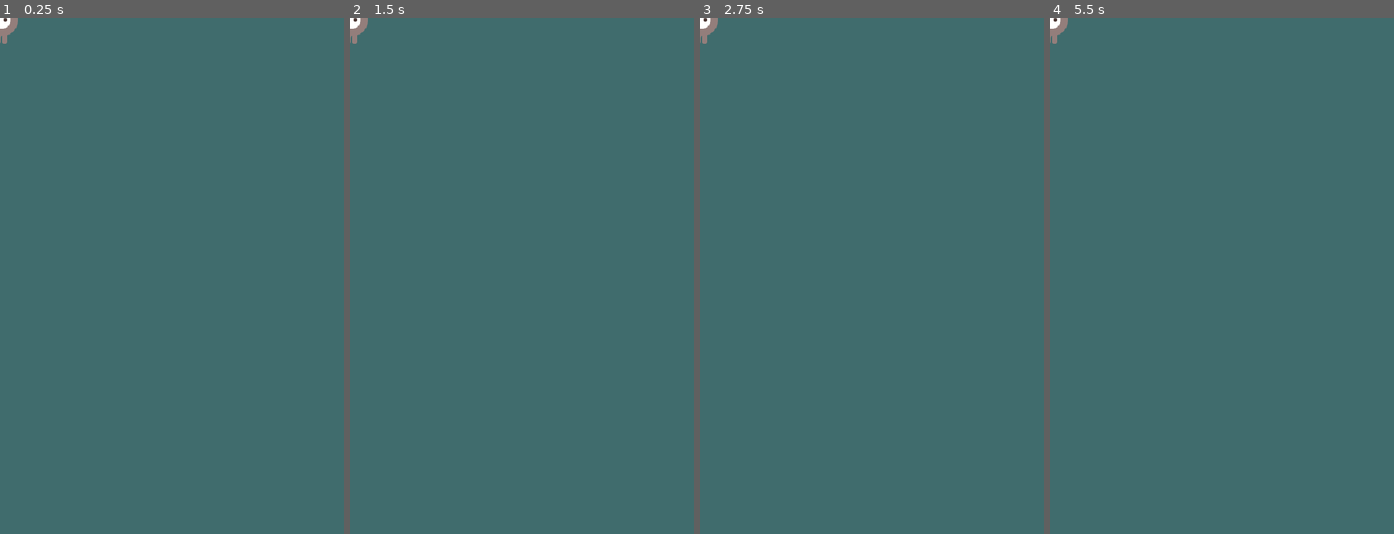
Above: before the commit, frames 1-4 (left to right).
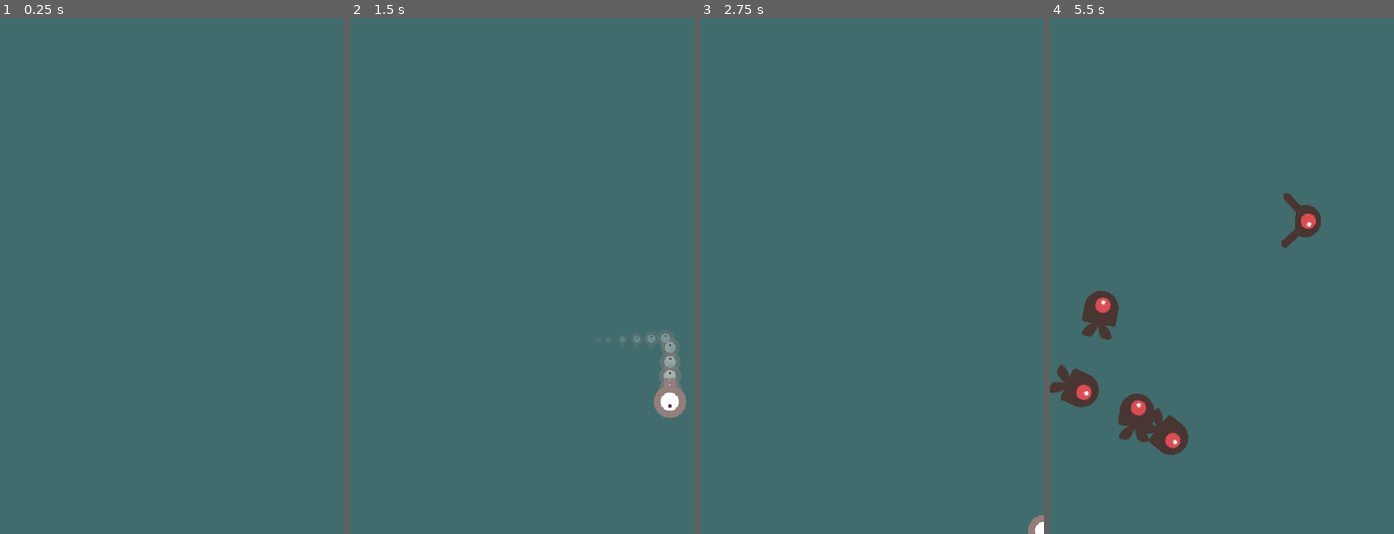
Above: after the commit, the same moments.

Repository: kidscancode/Godot3_dodge
Game: Godot game, scene res://Main.tscn
Two runs of this game, one before a commit and one after it. Both use one fixed random seed, a clock stepped at 60 frames per second and the inputs below.
Inputs:
- Up to frame 1 (0.25 s): no input
- Up to frame 2 (1.5 s): tap Enter at 0.5 s; hold Right (ui_right) 0.53-1.28 s; tap Space (ui_select) at 0.77 s; hold Down (ui_down) from 1.28 s (still down)
- Up to frame 3 (2.75 s): tap Space (ui_select) at 1.52 s; release Down (ui_down) at 2.03 s; hold Right (ui_right) from 2.03 s (still down)
- Up to frame 4 (5.5 s): tap Space (ui_select) at 2.75, 3.02, 3.77, 4.52 s; release Right (ui_right) at 2.78 s; hold Up (ui_up) 2.78-3.53 s; hold Left (ui_left) 3.53-5.03 s; hold Down (ui_down) from 5.03 s (still down)

The runs differ from the first frame. In frame 1, 0.2% of the frame differs, in the area x 0-6%, y 0-5%; in frame 2, 1.3%; in frame 3, 0.3%; in frame 4, 3.7%, in the area x 0-79%, y 0-85%.
Error before the commit: Parse Error: Invalid operand types ("bool" and "bool") to operator "-". (res://Player.gd:19)

Commit message:
Move mob spawning code to Main.gd Reworked player input code Replace `connect` statements with GUI connections Minor changes/fixes

Diff:
--- a/HUD.gd
+++ b/HUD.gd
@@ -8,16 +8,16 @@
 			$StartButton.emit_signal("pressed")
 
 func show_message(text):
-	$Message.text = text
-	$Message.show()
+	$MessageLabel.text = text
+	$MessageLabel.show()
 	$MessageTimer.start()
 
 func show_game_over():
 	show_message("Game Over")
 	yield($MessageTimer, "timeout")
 	$StartButton.show()
-	$Message.text = "Dodge the\nCreeps!"
-	$Message.show()
+	$MessageLabel.text = "Dodge the\nCreeps!"
+	$MessageLabel.show()
 
 func update_score(score):
 	$ScoreLabel.text = str(score)
@@ -27,4 +27,4 @@
 	emit_signal("start_game")
 
 func _on_MessageTimer_timeout():
-	$Message.hide()
+	$MessageLabel.hide()
--- a/HUD.tscn
+++ b/HUD.tscn
@@ -55,7 +55,7 @@
 max_lines_visible = -1
 _sections_unfolded = [ "Anchor", "Margin", "custom_fonts" ]
 
-[node name="Message" type="Label" parent="."]
+[node name="MessageLabel" type="Label" parent="."]
 
 anchor_left = 2
 anchor_top = 2
@@ -109,7 +109,7 @@
 group = null
 text = "Start"
 flat = false
-_sections_unfolded = [ "Anchor", "Margin", "Visibility", "custom_fonts" ]
+_sections_unfolded = [ "Visibility", "custom_fonts" ]
 
 [connection signal="timeout" from="MessageTimer" to="." method="_on_MessageTimer_timeout"]
 
--- a/Main.gd
+++ b/Main.gd
@@ -1,11 +1,12 @@
 extends Node
 
-var Mob = preload("res://Mob.tscn")
+export (PackedScene) var Mob
 var score
+var screensize
 
 func _ready():
-	$Player.connect("hit", self, "game_over")
-	$HUD.connect("start_game", self, "new_game")
+	randomize()
+	screensize = get_viewport().get_size()
 
 func new_game():
 	score = 0
@@ -22,8 +23,29 @@
 	$MobTimer.stop()
 	$HUD.show_game_over()
 
-func _on_MobTimer_timeout():
-	add_child(Mob.instance())
+func spawn_mob():
+	var mob = Mob.instance()
+	var edge = randi() % 4
+	var direction
+	match edge:
+		0:  # top
+			mob.position = Vector2(rand_range(0, screensize.x), 0)
+			direction = PI/2
+		1:  # right
+			mob.position = Vector2(screensize.x, rand_range(0, screensize.y))
+			direction = PI
+		2:  # bottom
+			mob.position = Vector2(rand_range(0, screensize.x), screensize.y)
+			direction = PI * 3/2
+		3:  # left
+			mob.position = Vector2(0, rand_range(0, screensize.y))
+			direction = 0
+	# add some randomness to the direction
+	direction += rand_range(-PI/4, PI/4)
+	# textures are oriented pointing up, so add 90deg
+	mob.rotation = direction + PI/2
+	mob.velocity = Vector2(rand_range(mob.MIN_SPEED, mob.MAX_SPEED), 0).rotated(direction)
+	add_child(mob)
 
 func _on_StartTimer_timeout():
 	$MobTimer.start()
--- a/Main.tscn
+++ b/Main.tscn
@@ -1,14 +1,23 @@
-[gd_scene load_steps=6 format=2]
+[gd_scene load_steps=8 format=2]
 
 [ext_resource path="res://Main.gd" type="Script" id=1]
-[ext_resource path="res://Player.tscn" type="PackedScene" id=2]
-[ext_resource path="res://HUD.tscn" type="PackedScene" id=3]
-[ext_resource path="res://art/House In a Forest Loop.ogg" type="AudioStream" id=4]
-[ext_resource path="res://art/gameover.wav" type="AudioStream" id=5]
+[ext_resource path="res://Mob.tscn" type="PackedScene" id=2]
+[ext_resource path="res://Player.tscn" type="PackedScene" id=3]
+[ext_resource path="res://HUD.tscn" type="PackedScene" id=4]
+[ext_resource path="res://art/House In a Forest Loop.ogg" type="AudioStream" id=5]
+[ext_resource path="res://art/gameover.wav" type="AudioStream" id=6]
+
+[sub_resource type="Curve2D" id=1]
+
+bake_interval = 5.0
+_data = {
+"points": PoolVector2Array( 0, 0, 0, 0, 2.89188, 5.11682, 0, 0, 0, 0, 1.8782, 727.878, 0, 0, 0, 0, 481.354, 730.92, 0, 0, 0, 0, 482.368, 6.13051, 0, 0, 0, 0, 2.89188, 5.11682 )
+}
 
 [node name="Main" type="Node"]
 
 script = ExtResource( 1 )
+Mob = ExtResource( 2 )
 
 [node name="ColorRect" type="ColorRect" parent="."]
 
@@ -61,14 +70,22 @@
 
 [node name="DeathSound" type="AudioStreamPlayer" parent="."]
 
-stream = ExtResource( 5 )
+stream = ExtResource( 6 )
 volume_db = -5.0
 autoplay = false
 mix_target = 0
 bus = "Master"
 
-[connection signal="timeout" from="MobTimer" to="." method="_on_MobTimer_timeout"]
+[node name="Path2D" type="Path2D" parent="."]
+
+curve = SubResource( 1 )
+
+[connection signal="hit" from="Player" to="." method="game_over"]
+
+[connection signal="timeout" from="MobTimer" to="." method="spawn_mob"]
 
 [connection signal="timeout" from="ScoreTimer" to="." method="_on_ScoreTimer_timeout"]
 
 [connection signal="timeout" from="StartTimer" to="." method="_on_StartTimer_timeout"]
+
+[connection signal="start_game" from="HUD" to="." method="new_game"]
--- a/Mob.gd
+++ b/Mob.gd
@@ -1,41 +1,15 @@
 extends Area2D
 
-var MIN_SPEED = 200
+var MIN_SPEED = 150
 var MAX_SPEED = 250
 var mob_types = ["walk", "swim", "fly"]
-var velocity
-var screensize
-var direction
+var velocity = Vector2()
 
 func _ready():
-	screensize = get_viewport_rect().size
-	randomize()
-	choose_start_location()
-	$Sprite.animation = mob_types[randi() % mob_types.size()]
-
-func choose_start_location():
-	var edge = randi() % 4
-	match edge:
-		0:  # top
-			position = Vector2(rand_range(0, screensize.x), 0)
-			direction = PI/2
-		1:  # right
-			position = Vector2(screensize.x, rand_range(0, screensize.y))
-			direction = PI
-		2:  # bottom
-			position = Vector2(rand_range(0, screensize.x), screensize.y)
-			direction = PI * 3/2
-		3:  # left
-			position = Vector2(0, rand_range(0, screensize.y))
-			direction = 0
-
-	direction += rand_range(-PI/4, PI/4)
-	# textures are oriented pointing up, so add 90deg
-	rotation = direction + PI/2
-	velocity = Vector2(rand_range(MIN_SPEED, MAX_SPEED), 0).rotated(direction)
+	$AnimatedSprite.animation = mob_types[randi() % mob_types.size()]
 
 func _process(delta):
 	position += velocity * delta
 
-func _on_Visible_screen_exited():
+func _on_Visibility_screen_exited():
 	queue_free()
--- a/Mob.tscn
+++ b/Mob.tscn
@@ -1,20 +1,20 @@
 [gd_scene load_steps=10 format=2]
 
 [ext_resource path="res://Mob.gd" type="Script" id=1]
-[ext_resource path="res://art/enemySwimming_1.png" type="Texture" id=2]
-[ext_resource path="res://art/enemySwimming_2.png" type="Texture" id=3]
+[ext_resource path="res://art/enemyFlyingAlt_1.png" type="Texture" id=2]
+[ext_resource path="res://art/enemyFlyingAlt_2.png" type="Texture" id=3]
 [ext_resource path="res://art/enemyWalking_1.png" type="Texture" id=4]
 [ext_resource path="res://art/enemyWalking_2.png" type="Texture" id=5]
-[ext_resource path="res://art/enemyFlyingAlt_1.png" type="Texture" id=6]
-[ext_resource path="res://art/enemyFlyingAlt_2.png" type="Texture" id=7]
+[ext_resource path="res://art/enemySwimming_1.png" type="Texture" id=6]
+[ext_resource path="res://art/enemySwimming_2.png" type="Texture" id=7]
 
 [sub_resource type="SpriteFrames" id=1]
 
 animations = [ {
 "frames": [ ExtResource( 2 ), ExtResource( 3 ) ],
 "loop": true,
-"name": "swim",
-"speed": 4.0
+"name": "fly",
+"speed": 3.0
 }, {
 "frames": [ ExtResource( 4 ), ExtResource( 5 ) ],
 "loop": true,
@@ -23,8 +23,8 @@
 }, {
 "frames": [ ExtResource( 6 ), ExtResource( 7 ) ],
 "loop": true,
-"name": "fly",
-"speed": 3.0
+"name": "swim",
+"speed": 4.0
 } ]
 
 [sub_resource type="CapsuleShape2D" id=2]
@@ -48,7 +48,7 @@
 "_edit_group_": true
 }
 
-[node name="Sprite" type="AnimatedSprite" parent="."]
+[node name="AnimatedSprite" type="AnimatedSprite" parent="."]
 
 scale = Vector2( 1.5, 1.5 )
 frames = SubResource( 1 )
@@ -60,8 +60,8 @@
 
 shape = SubResource( 2 )
 
-[node name="Visible" type="VisibilityNotifier2D" parent="."]
+[node name="Visibility" type="VisibilityNotifier2D" parent="."]
 
 rect = Rect2( -10, -10, 20, 20 )
 
-[connection signal="screen_exited" from="Visible" to="." method="_on_Visible_screen_exited"]
+[connection signal="screen_exited" from="Visibility" to="." method="_on_Visibility_screen_exited"]
--- a/Player.gd
+++ b/Player.gd
@@ -16,25 +16,32 @@
 	monitoring = true
 
 func _process(delta):
-	velocity.x = Input.is_action_pressed("ui_right") - Input.is_action_pressed("ui_left")
-	velocity.y = Input.is_action_pressed("ui_down") - Input.is_action_pressed("ui_up")
+	velocity = Vector2()
+	if Input.is_action_pressed("ui_right"):
+		velocity.x += 1
+	if Input.is_action_pressed("ui_left"):
+		velocity.x -= 1
+	if Input.is_action_pressed("ui_down"):
+		velocity.y += 1
+	if Input.is_action_pressed("ui_up"):
+		velocity.y -= 1
 	if velocity.length() > 0:
 		velocity = velocity.normalized() * SPEED
-		$Sprite.play()
+		$AnimatedSprite.play()
 	else:
-		$Sprite.stop()
+		$AnimatedSprite.stop()
 
 	position += velocity * delta
 	position.x = clamp(position.x, 0, screensize.x)
 	position.y = clamp(position.y, 0, screensize.y)
 
 	if velocity.x != 0:
-		$Sprite.animation = "right"
-		$Sprite.flip_v = false
-		$Sprite.flip_h = velocity.x < 0
+		$AnimatedSprite.animation = "right"
+		$AnimatedSprite.flip_v = false
+		$AnimatedSprite.flip_h = velocity.x < 0
 	elif velocity.y != 0:
-		$Sprite.animation = "up"
-		$Sprite.flip_v = velocity.y > 0
+		$AnimatedSprite.animation = "up"
+		$AnimatedSprite.flip_v = velocity.y > 0
 
 func _on_Player_area_entered( area ):
 	call_deferred("set_monitoring", false)
--- a/Player.tscn
+++ b/Player.tscn
@@ -1,22 +1,22 @@
 [gd_scene load_steps=13 format=2]
 
 [ext_resource path="res://Player.gd" type="Script" id=1]
-[ext_resource path="res://art/playerGrey_walk1.png" type="Texture" id=2]
-[ext_resource path="res://art/playerGrey_walk2.png" type="Texture" id=3]
-[ext_resource path="res://art/playerGrey_up1.png" type="Texture" id=4]
-[ext_resource path="res://art/playerGrey_up2.png" type="Texture" id=5]
+[ext_resource path="res://art/playerGrey_up1.png" type="Texture" id=2]
+[ext_resource path="res://art/playerGrey_up2.png" type="Texture" id=3]
+[ext_resource path="res://art/playerGrey_walk1.png" type="Texture" id=4]
+[ext_resource path="res://art/playerGrey_walk2.png" type="Texture" id=5]
 
 [sub_resource type="SpriteFrames" id=1]
 
 animations = [ {
 "frames": [ ExtResource( 2 ), ExtResource( 3 ) ],
 "loop": true,
-"name": "right",
+"name": "up",
 "speed": 5.0
 }, {
 "frames": [ ExtResource( 4 ), ExtResource( 5 ) ],
 "loop": true,
-"name": "up",
+"name": "right",
 "speed": 5.0
 } ]
 
@@ -102,7 +102,7 @@
 "_edit_group_": true
 }
 
-[node name="Sprite" type="AnimatedSprite" parent="."]
+[node name="AnimatedSprite" type="AnimatedSprite" parent="."]
 
 scale = Vector2( 1.25, 1.25 )
 frames = SubResource( 1 )
Not shown: 2 places in Main.tscn that only renumber resources
Not shown: 1 places in Player.tscn that only renumber resources
Not shown, changed: .gitignore
